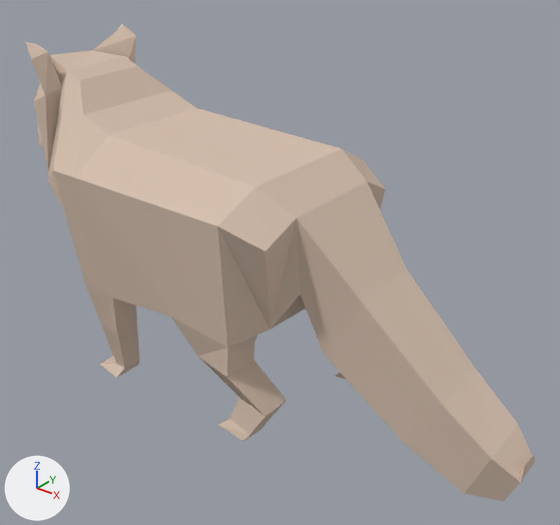
The Blender file fox.blend as it was, and as the next commit left it.
Rendered twice from a 50 mm camera at (7.27, -9.06, 2.21) aimed at (0.01, 0.01, -3.42). Every picture has the same lights, and +X, +Y and +Z are marked at lower left.
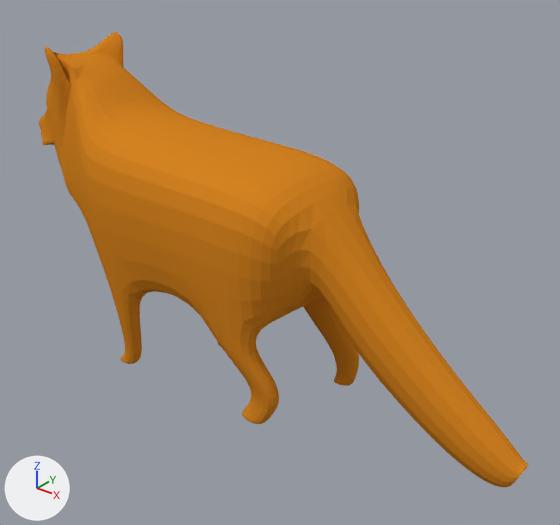
What differs and where, as boxes (x1, y1, x2, y2) in the pictures (560 x 525 px):
```json
{"object": "Cube", "change": "recoloured, rescaled, modifiers changed", "before": [25, 24, 535, 501], "after": [39, 32, 529, 487], "on screen": "beige to orange"}
```

The change, as JSON lines over the scene's bpy script:
```json
{"op": "set", "path": "mat_cubism.base_color", "old": "(0.674, 0.532, 0.434)", "new": "(0.674, 0.232, 0.0163)", "note": "beige #d6c1b0 -> orange #d68422"}
{"op": "set", "path": "ob_cube.scale", "old": "(0.436, 0.436, 0.436)", "new": "(0.338, 0.436, 0.436)"}
{"op": "add", "block": "ob_cube", "code": "_m = ob_cube.modifiers.new('Subsurf', 'SUBSURF')"}
```
